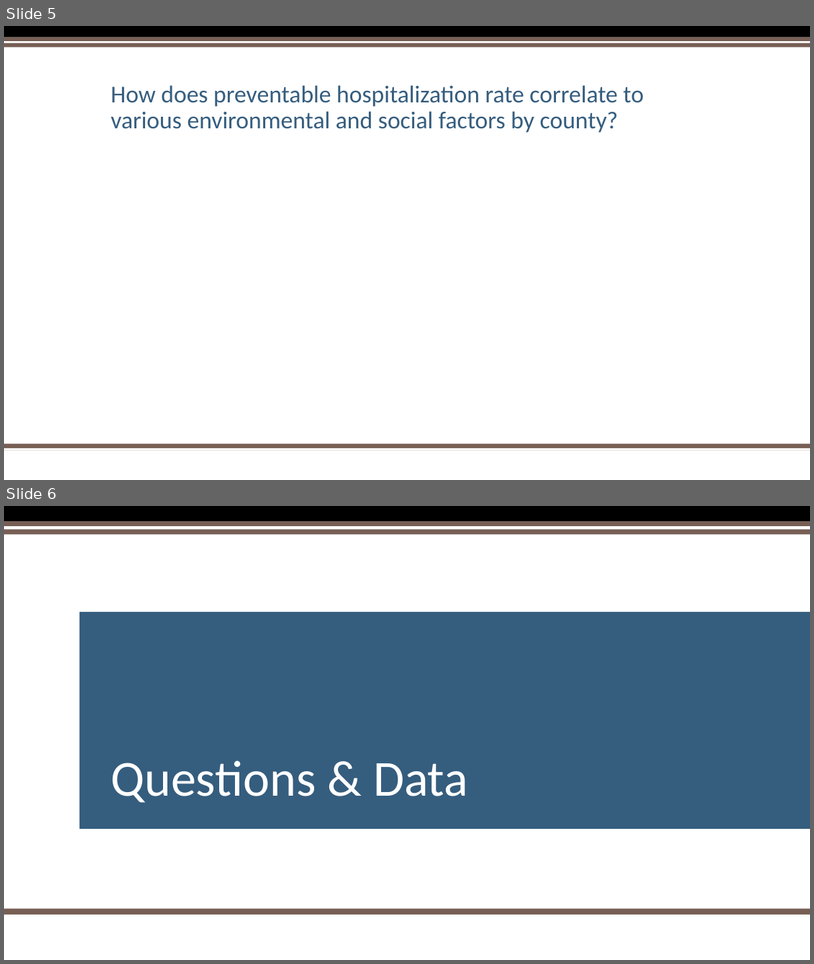
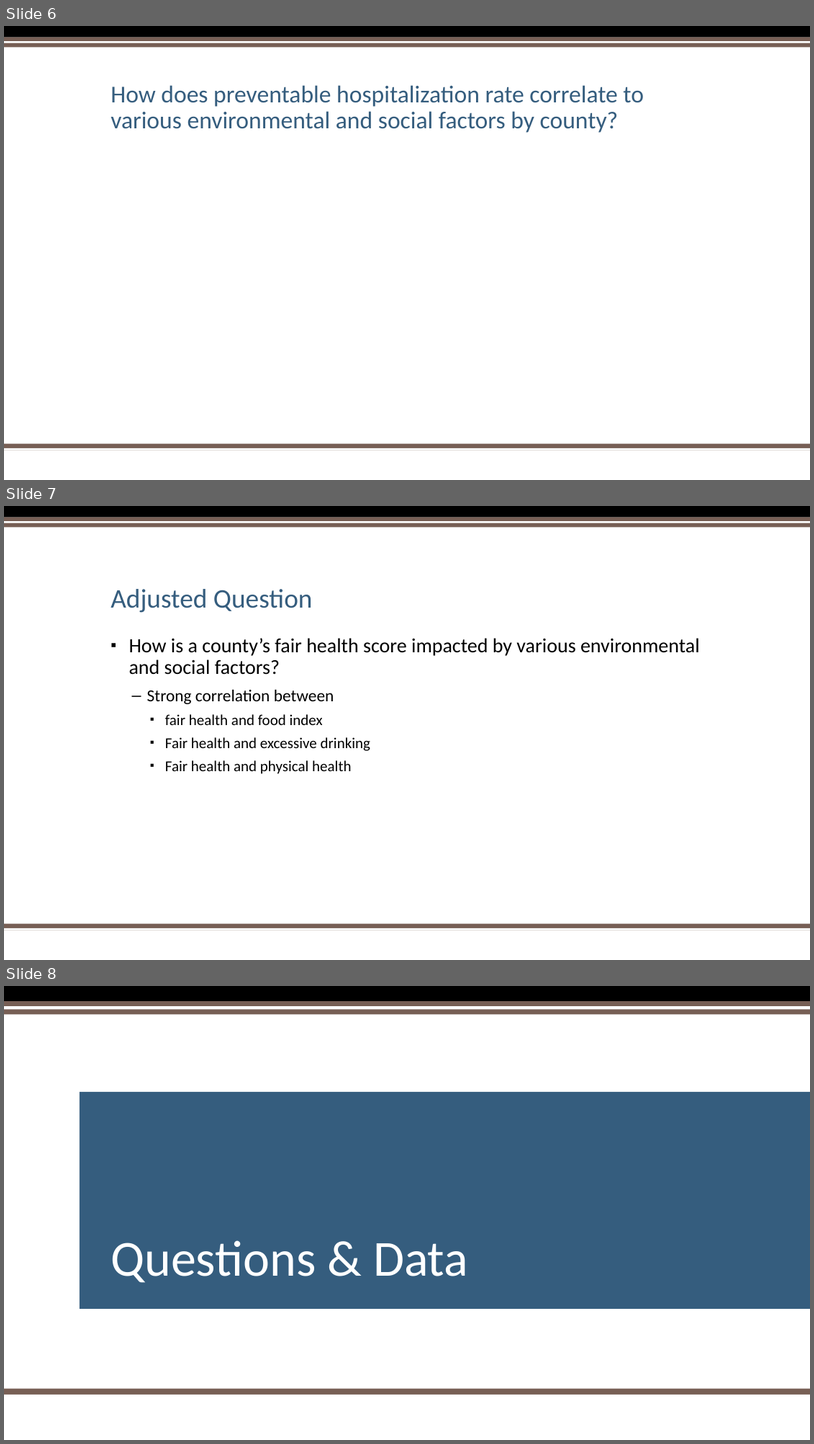
Before and after one commit to hbielser/FourLoopers.CityProject1, a slide deck: Project Files/Presentation/Project One PowerPoint Presentation 2.pptx. Shown one above the other, each under a label of ours: slides 5 and 6 before the commit, slides 6, 7 and 8 after it. The pictures are 814x964 and 814x1444 pixels, drawn with LibreOffice and Linux fonts; fonts in the diff are those of the drawing; background and template pictures are left out. Boxes give left, top, right and bottom in pixels: in the first picture for what was removed or moved away, otherwise in the second. Text is boxed around its words. In the diff, an @@ line names an element or a change of style, - is before the commit and + after.

```diff
--- a/Project Files/Presentation/Project One PowerPoint Presentation 2.pptx
+++ b/Project Files/Presentation/Project One PowerPoint Presentation 2.pptx
@@ slide 7 added at (x1=4, y1=506, x2=810, y2=960), background #FFFFFF; not listed: 5 template elements that a slide beside it also shows @@
@@ title added at (x1=111, y1=589, x2=313, y2=613), 32 pt, text #355D7E @@
+Adjusted Question
@@ text added at (x1=129, y1=638, x2=700, y2=774), 18 pt, text #000000 @@
+▪ How is a county’s fair health score impacted by various environmental and social factors?
+  – Strong correlation between
+    ▪ fair health and food index
+    ▪ Fair health and excessive drinking
+    ▪ Fair health and physical health
@@ what was slide 5 is now slide 6 @@
@@ what was slide 6 is now slide 8 @@
```
Also in this commit, not shown: 1 slide changed, 1 other slide added, 1 other file.
